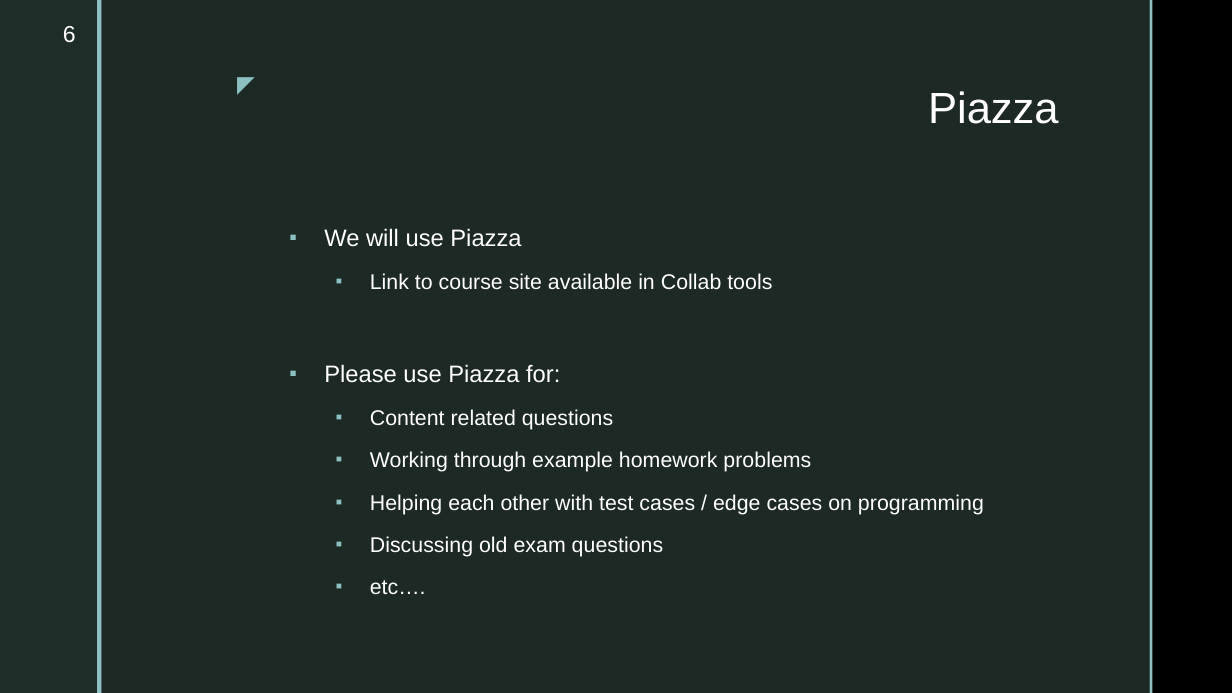
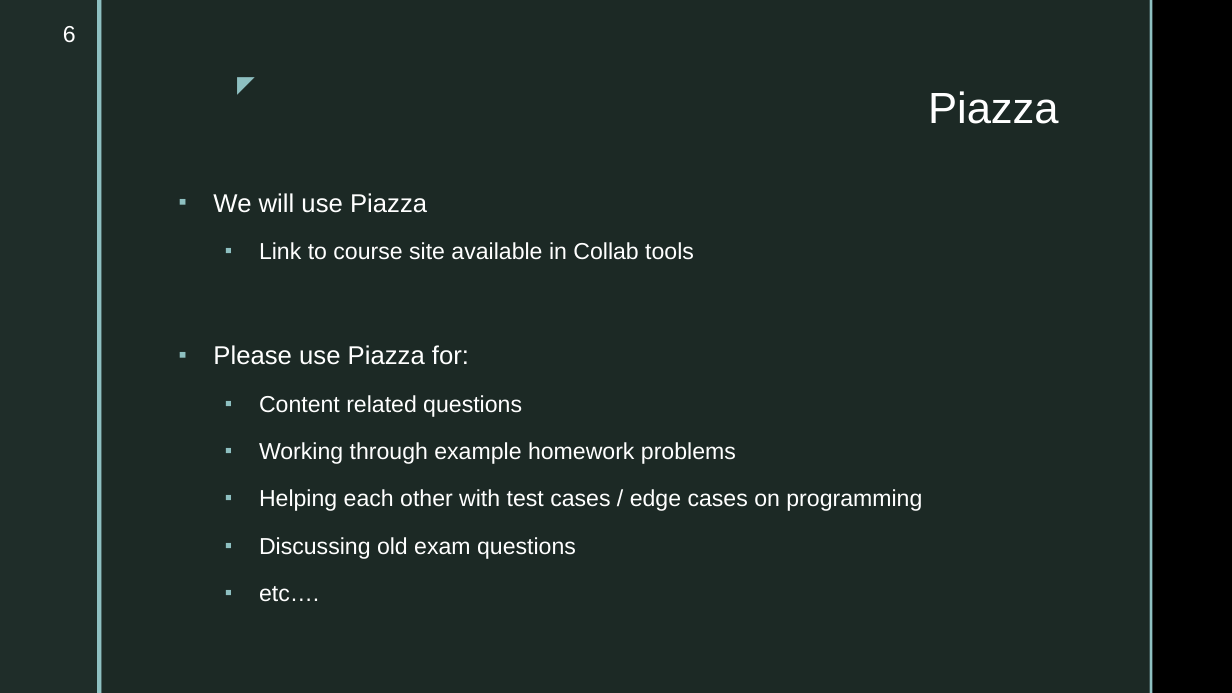
Before and after one commit to markfloryan/dsa2, a slide deck: slide 6 of slides/00-courseintroduction.pptx. Drawn at 1232x693 pixels with LibreOffice and Linux fonts; fonts in the diff are those of the drawing; background and template pictures are left out. Boxes give left, top, right and bottom in pixels: in the first picture for what was removed or moved away, otherwise in the second. Text is boxed around its words. In the diff, an @@ line names an element or a change of style, - is before the commit and + after.

```diff
--- a/slides/00-courseintroduction.pptx
+++ b/slides/00-courseintroduction.pptx
@@ text "We will use Piazza": place and size @@
-text "We will use Piazza" at (324, 228, 984, 594)
+text "We will use Piazza" at (213, 193, 922, 602)
@@ text "We will use Piazza" at (213, 193, 922, 602): size 18.5 to 20 pt in "We will use Piazza", "Please use Piazza for:"; size 16.6 to 18 pt in "Link to course site available in Collab ...", "Content related questions", "Working through example homework problems", "Helping each other with test cases / ..." and 2 more places; line spacing 1.1 to 1.2 @@
```
Also in this commit, not shown: 3 other slides changed, 3 slides removed.
